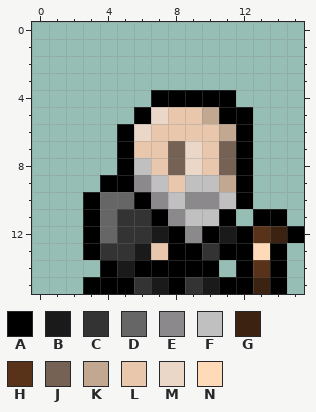
One commit to this pixel-art sprite: src/res/npc/old-man-right-1.png. This is how it looked before the edit.
The file is 16x16 pixels.
Palette (. is transparent): A #000000  B #1a1a1a  C #333333  D #666666  E #8c898c  F #c0c0c0  G #3b2211  H #593319  J #756254  K #c2a791  L #e8c7ac  M #ebd7c7  N #ffdab9
Pixels before, first column x 3:
 4 ....AAAAA....
 5 ...AMLLKAA...
 6 ..AMLLLLKA...
 7 ..ALLJMLJA...
 8 ..AFLJMLJA...
 9 .AAEFLFFKA...
10 ADDAEFEEFA...
11 ADCCAEFFA.AA.
12 ADCCBAEABAHGA
13 ACCBLAACAANA.
14 .ABAAAAA.AHA.
15 AAACBACBAAGA.
The result:
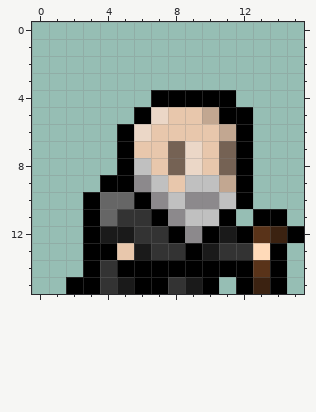
From old to new:
Changed rows in their new state; - is an unchanged pixel.
first column x 2:
12 --BB-C-----
13 --AL-CC-BCC
14 -ACA-----A-
15 A-CBAACBA.-
Changed places in both pictures, as pixel boxes (x1, y1, x2, y2):
changed: (66, 226, 253, 294)
